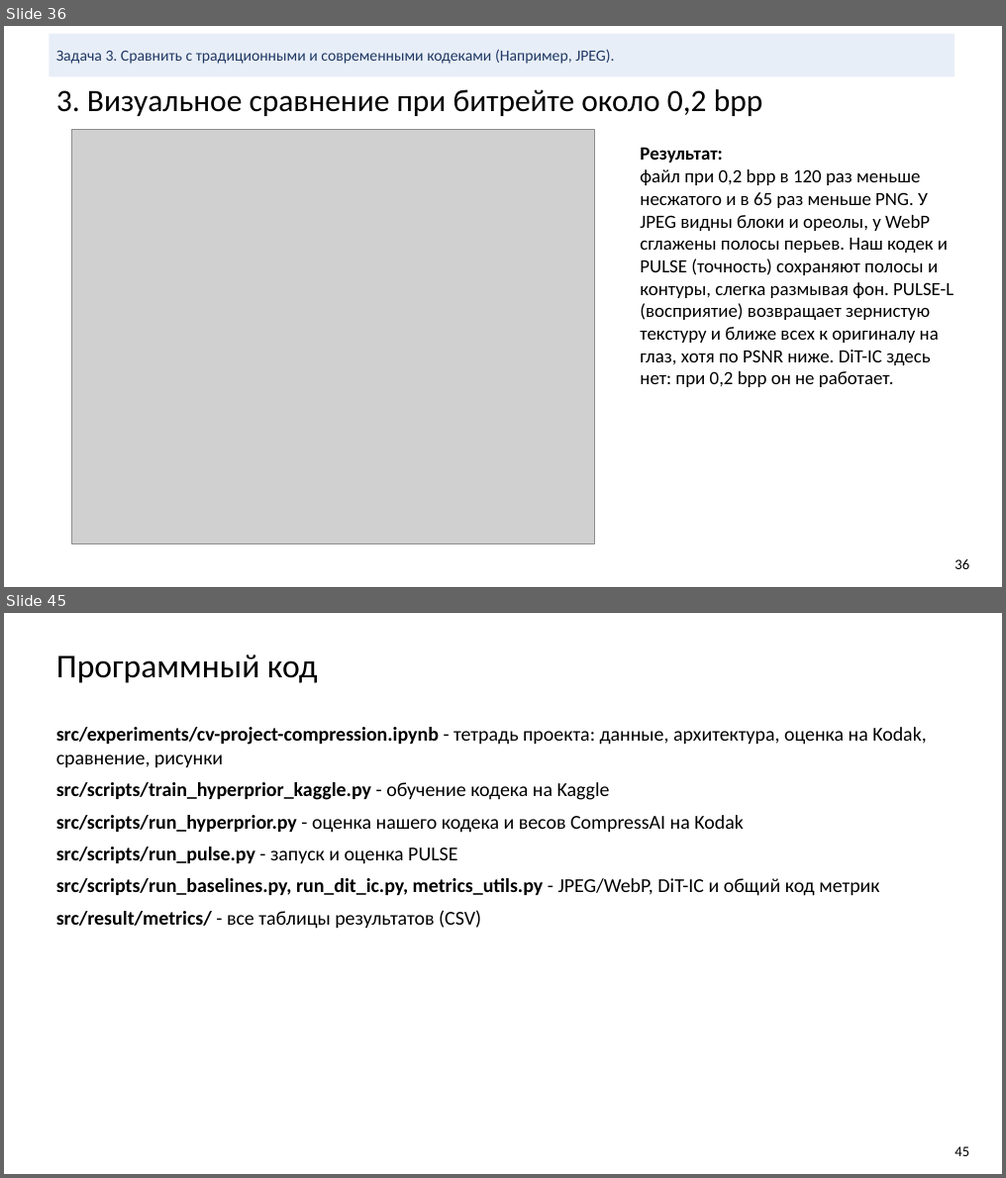
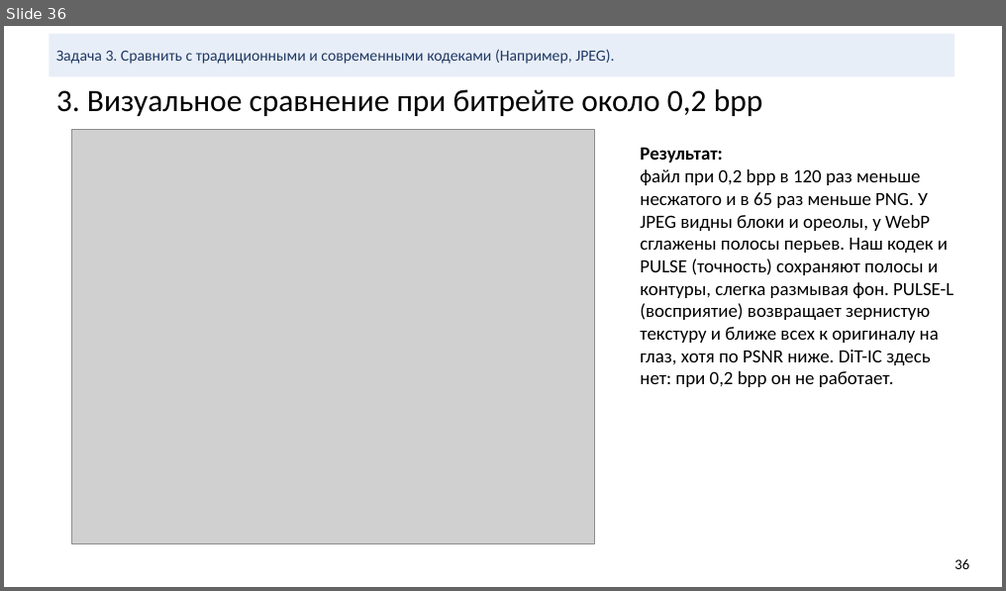
Before and after one commit to KDMCrypto/Deep-Image-Compression, a slide deck: documentation/cv-project-compression.pptx. Shown one above the other, each under a label of ours: slides 36 and 45 before the commit, slide 36 after it; the slides between them are not shown. The pictures are 1006x1178 and 1006x591 pixels, drawn with LibreOffice and Linux fonts; fonts in the diff are those of the drawing; grey boxes stand for pictures. Boxes give left, top, right and bottom in pixels: in the first picture for what was removed or moved away, otherwise in the second. Text is boxed around its words. In the diff, an @@ line names an element or a change of style, - is before the commit and + after.

Commit message:
Add the DiT-IC 0.1 bpp comparison and pick fair JPEG/WebP settings
DiT-IC becomes a four-level curve in the notebook and the slides, gets a
row in the equal-quality table and three new slides against JPEG and WebP
at about 0.1 bpp. The visual slides now give JPEG and WebP their best-PSNR
setting with a file from -15% to +5% of the reference instead of the
nearest file size. The code-list slide is removed (47 slides).

```diff
--- a/documentation/cv-project-compression.pptx
+++ b/documentation/cv-project-compression.pptx
@@ slide 45 removed at bbox=[4, 613, 1002, 1174], background #FFFFFF @@
@@ title removed at bbox=[56, 655, 318, 683] @@
-Программный код
@@ text removed at bbox=[56, 727, 926, 929] @@
-src/experiments/cv-project-compression.ipynb - тетрадь проекта: данные, архитектура, оценка на Kodak, сравнение, рисунки
-src/scripts/train_hyperprior_kaggle.py - обучение кодека на Kaggle
-src/scripts/run_hyperprior.py - оценка нашего кодека и весов CompressAI на Kodak
-src/scripts/run_pulse.py - запуск и оценка PULSE
-src/scripts/run_baselines.py, run_dit_ic.py, metrics_utils.py - JPEG/WebP, DiT-IC и общий код метрик
-src/result/metrics/ - все таблицы результатов (CSV)
@@ text removed at bbox=[954, 1147, 969, 1157] @@
-45
```
Also in this commit, not shown: 12 slides changed, 3 slides added, 18 other files.
